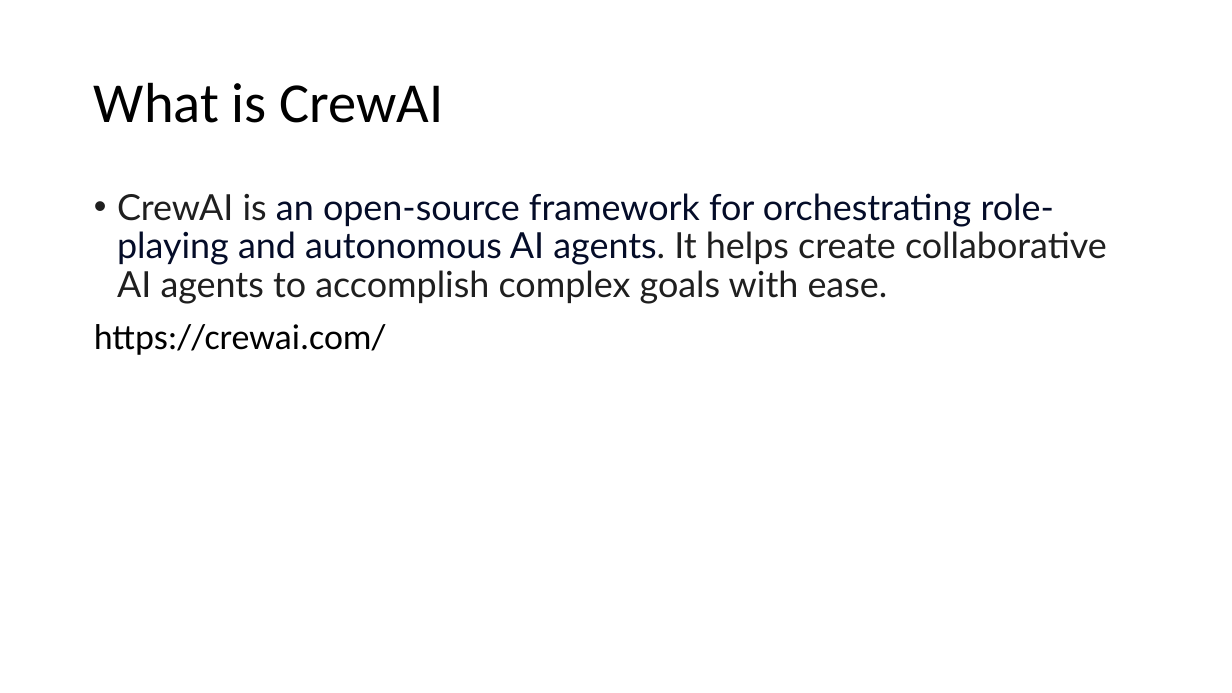
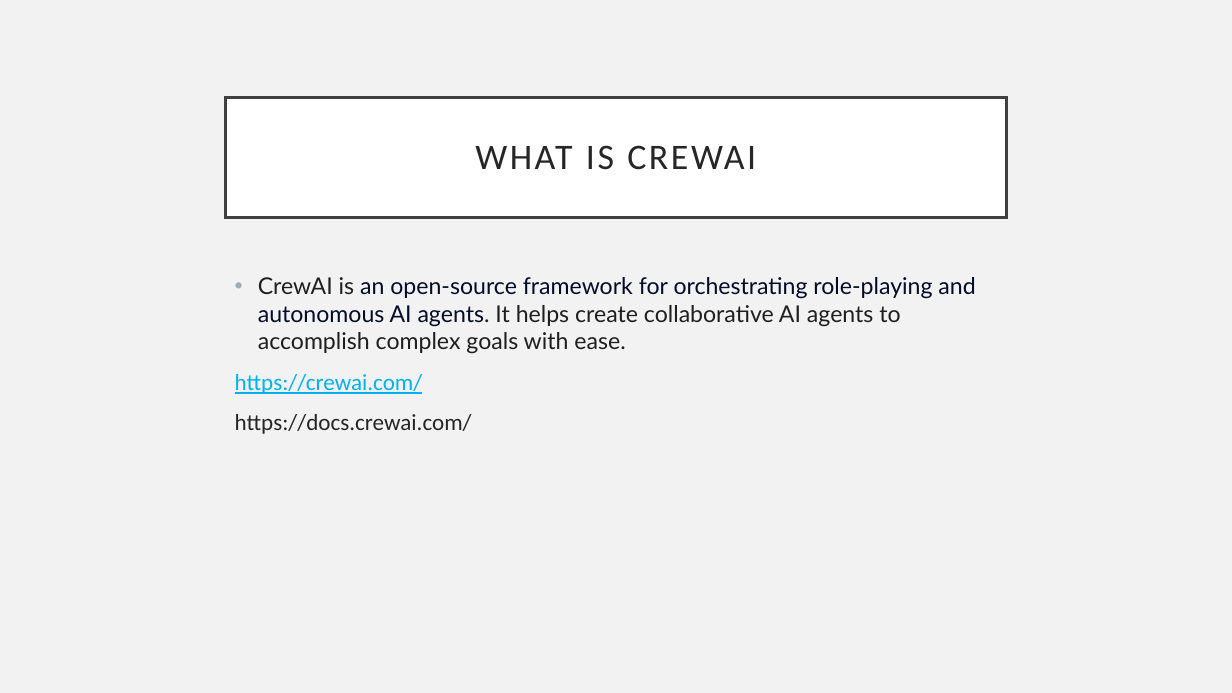
Before and after one commit to ronidas39/CrewAITutorial, a slide deck: slide 2 of tutorial1/Tutorial1.pptx. Drawn at 1232x693 pixels with LibreOffice and Linux fonts; fonts in the diff are those of the drawing. Boxes give left, top, right and bottom in pixels: in the first picture for what was removed or moved away, otherwise in the second. Text is boxed around its words. In the diff, an @@ line names an element or a change of style, - is before the commit and + after.

```diff
--- a/tutorial1/Tutorial1.pptx
+++ b/tutorial1/Tutorial1.pptx
@@ background #FFFFFF to #F2F2F2 @@
@@ title "WHAT IS CREWAI": place and size @@
-title "WHAT IS CREWAI" at [94, 82, 444, 123]
+title "WHAT IS CREWAI" at [226, 97, 1006, 217]
@@ title "WHAT IS CREWAI" at [226, 97, 1006, 217]: fill none to #FFFFFF; outline none to #404040 2.5 pt @@
@@ title at [475, 145, 756, 170]: text changed; size 44 to 28 pt; text colour #000000 to #262626 @@
-What is CrewAI
+WHAT IS CREWAI
@@ text "CrewAI is an open-source framework ...": place and size @@
-text "CrewAI is an open-source framework ..." at [94, 193, 1107, 355]
+text "CrewAI is an open-source framework ..." at [235, 277, 975, 434]
@@ text at [235, 277, 975, 394]: size 28 to 18 pt in "CrewAI is an open-source framework for orchestrating ...", "https://crewai.com/"; text colour #000000 to #00B0F0, underline on in "https://crewai.com/"; line spacing 0.9 to 1 @@
@@ text at [235, 414, 472, 434]: paragraph added @@
+https://docs.crewai.com/
```
Also in this commit, not shown: 5 other slides changed, 4 other files.
